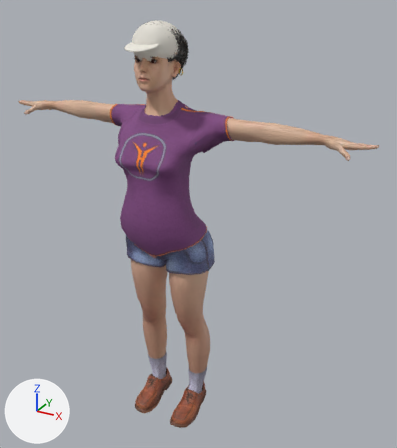
Before and after pictures for a commit that changed the glTF model sj/assets/humanos/peaton14.glb.
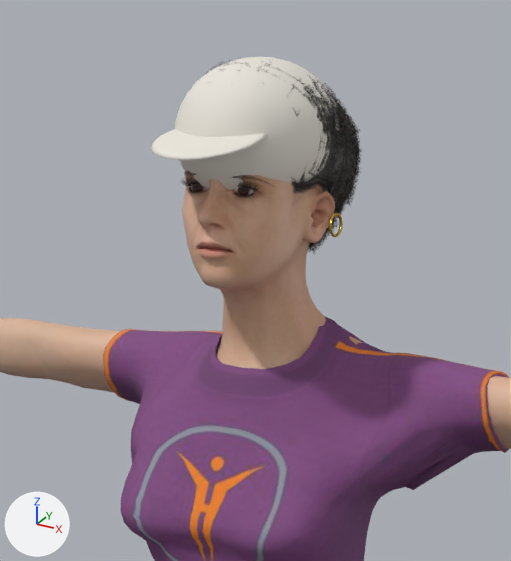
Each version is shown whole from a 50 mm lens placed at (1.147, -1.843, 1.908), pointed at (0.119, 0.027, 0.973), then close up on the part from 20% to 59% of the width and 1% to 39% of the height. Every picture has the same lights, and +X, +Y and +Z are marked at lower left. The older version's two pictures come first. Vertices at exactly the same position are counted once.

Objects in the first close-up: 'Human', 'Human.afro01', 'Human.female_casualsuit02', 'Human.gorra' and 4 more.
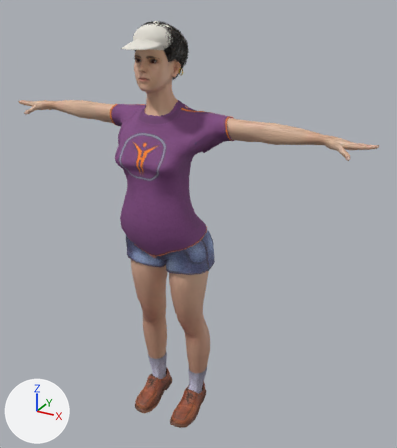
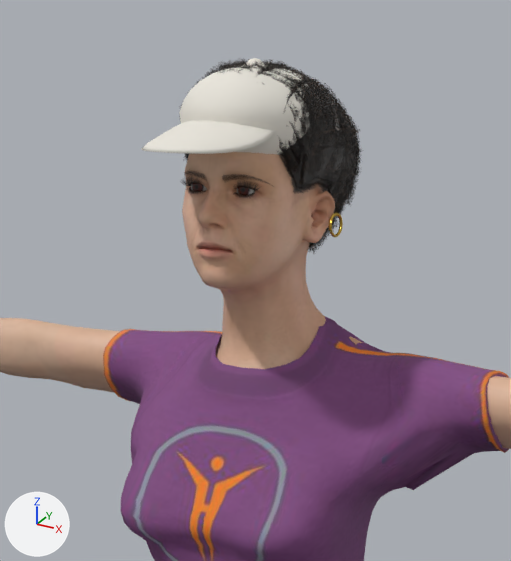
Diff of the bpy script that builds the scene:
```diff
--- a/sj/assets/humanos/peaton14.glb.py
+++ b/sj/assets/humanos/peaton14.glb.py
@@ me_sphere @@
 # used by ob_human_gorra; location = (0.0, 0.0, 0.0)
-me_sphere.from_pydata(...)  # 708 vertices, 1408 faces; spans x -0.088..0.088, y -0.229..0.043, z 1.62..1.783
+me_sphere.from_pydata(...)  # 770 vertices, 1528 faces; spans x -0.079..0.079, y -0.257..0.021, z 1.655..1.782
+# me_sphere part 1: a new loose piece, a UV sphere (12 segments, 6 rings, poles along z) spanning x -0.011..0.011, y -0.083..-0.061, z 1.76..1.782, in mat_gorra (white #e9e5db)
+# me_sphere part 2: the loose piece of 482 vertices spanning x -0.088..0.088, y -0.176..0.043, z 1.62..1.783 is rebuilt with 482 vertices and now spans x -0.079..0.079, y -0.17..0.021, z 1.655..1.775
+# me_sphere part 3: the loose piece of 226 vertices spanning x -0.064..0.064, y -0.229..-0.103, z 1.689..1.721 is rebuilt with 226 vertices and now spans x -0.065..0.065, y -0.257..-0.065, z 1.698..1.74
 me_sphere.materials.append(mat_gorra)
```

Pixel boxes (x1, y1, x2, y2) of what changed, in the close-ups (511 x 561 px):
'Human.gorra', reshaped
    before: (150, 57, 335, 192)
    after: (142, 58, 309, 155)
part 1 of me_sphere, added
    after: (246, 58, 264, 65)
part 2 of me_sphere, rebuilt
    before: (175, 57, 335, 192)
    after: (179, 64, 309, 155)
part 3 of me_sphere, rebuilt
    before: (150, 129, 267, 160)
    after: (142, 120, 276, 154)
